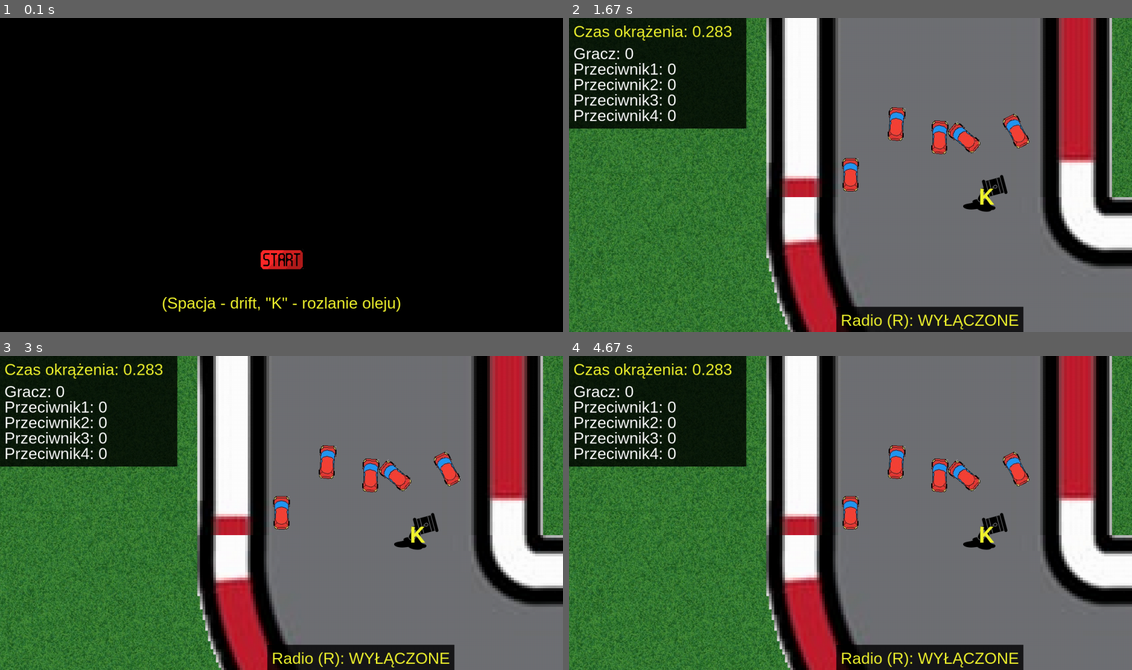
Above: before the commit, frames 1-4 (two rows, left to right).
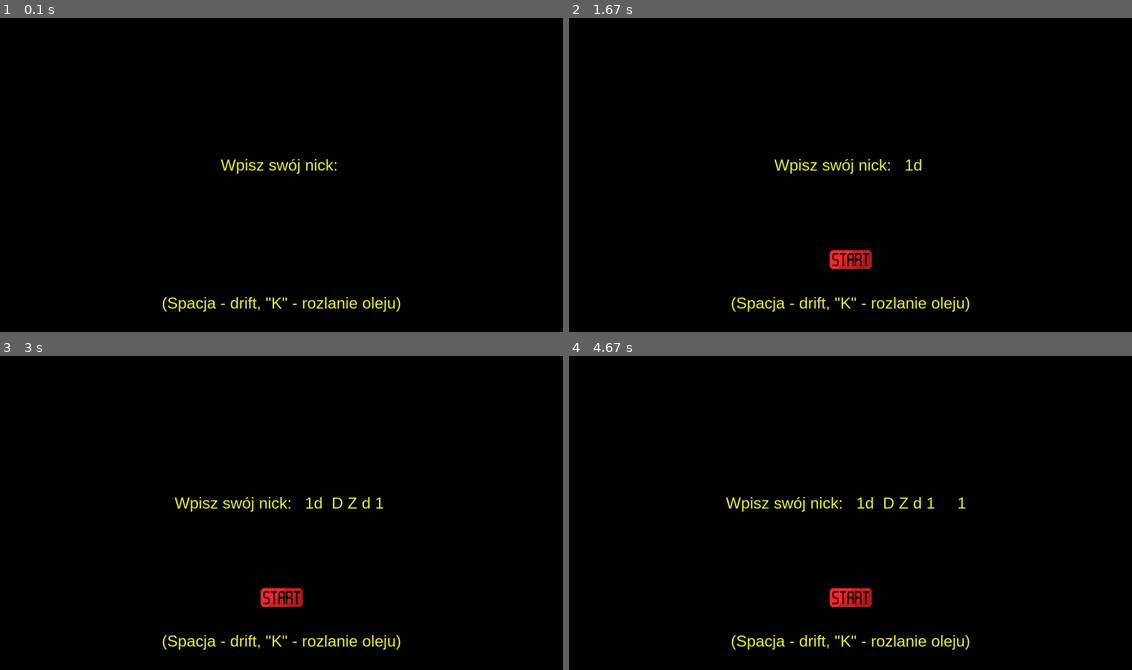
Above: after the commit, the same moments.

Repository: PiotrFurtak/Motorola
Game: pygame game, started from Main.py
Two runs of this game, one before a commit and one after it. Both use one fixed random seed, a clock stepped at 60 frames per second and the inputs below.
Inputs (mouse positions are in pixels of both pictures, inside the frame that each line leads up to):
- Up to frame 1 (0.1 s): no input
- Up to frame 2 (1.67 s): tap Space at 0.33, 1.07, 1.37, 1.57 s; click (850, 259) at 0.72 s; hold Esc 1-1.47 s; hold D 1-1.47 s; tap 1 at 1.15 s; hold Backspace from 1.5 s (still down); hold D from 1.5 s (still down)
- Up to frame 3 (3 s): tap Space at 1.87, 2.07, 2.37, 2.57, 2.87 s; release Backspace at 1.97 s; release D at 1.97 s; hold Right Shift 2-2.47 s; hold D 2-2.47 s; tap Z at 2.15 s; hold D 2.5-2.97 s; tap 1 at 2.65 s
- Up to frame 4 (4.67 s): hold W 3-3.3 s; tap Space at 3.07, 3.4, 3.7, 3.9, 4.2, 4.47 s; hold D 3.33-3.8 s; tap Z at 3.48 s; hold A 3.83-4.37 s; tap 1 at 3.98 s; hold S from 4.4 s (still down)

The runs differ from the first frame. In frame 1, 0.7% of the frame differs, in the area x 39-60%, y 44-81%; in frame 2, 84%; in frame 3, 84%; in frame 4, 84%, in the area x 0-100%, y 0-100%.

Commit message:
Dodanie nicku gracza

Diff:
--- a/Game.py
+++ b/Game.py
@@ -7,7 +7,8 @@
 pygame.init()
 
 class Game:
-    def __init__(self, window):
+    def __init__(self, window, player_nick):
+        self.PLAYER_NICK = player_nick
         self.running = False
         self.WHITE = (255, 255, 255)
         self.BLACK = (0, 0, 0)
@@ -88,7 +89,7 @@
         pygame.draw.rect(surface,(0,0,0,200),(0,0,400,250)) # Tło na napisy w lewym górnym       # Móc rysować półprzeźroczyste obiekty
         self.player.draw(x,y) # Rysujemy auto gracza
 
-        laps_text = self.font.render(f"Gracz: {len(self.player.laps_times)-1}", True, self.WHITE) # Rysujemy info o okrążeniach gracza
+        laps_text = self.font.render(f"{self.PLAYER_NICK} : {len(self.player.laps_times)-1}", True, self.WHITE) # Rysujemy info o okrążeniach gracza
         surface.blit(laps_text, (10, 60))
 
         for oCar in self.enemies: # Rysujemy każdego przeciwnika wraz z info o jego okrążeniach
--- a/Main.py
+++ b/Main.py
@@ -10,15 +10,17 @@
 BUTTON = pygame.image.load("imgs/start-button.png")
 BUTTON = pygame.transform.scale(BUTTON,(100,50))
 startButton = Button(window,(WINDOW_WIDTH//2,WINDOW_HEIGHT//1.3),BUTTON)
+player_nick = ""
 
-car_names = {0:"Gracz",1:"Bot1 ",2:"Bot2 ",3:"Bot3 ",4:"Bot4 "}
+
 
 def start_game():
-    oGame = Game(window) # Rozpoczynamy grę
+    oGame = Game(window,player_nick) # Rozpoczynamy grę
     scores = oGame.scores # Patrzymy na wyniki tej gry
     return scores # I zwracamy
 
 def draw_table(scores):
+    car_names = {0:player_nick,1:"Bot1 ",2:"Bot2 ",3:"Bot3 ",4:"Bot4 "}
     window.fill((0,0,0))
     for i, (oCar, time,best_lap_time) in enumerate(scores): # Wypisujemy miejsce, nazwę auta, czas i najlepszy czas okrążenia
         string = f"Miejsce {i+1}. {car_names[oCar.car_id]} - Czas przejazdu: "+"{0:.3f}".format(time)+", Najszybsze okrążenie: "+"{0:.3f}".format(best_lap_time)
@@ -26,30 +28,46 @@
         window.blit(text,(WINDOW_WIDTH//2-text.get_width()//2,i*50+100))
     startButton.draw() # A na końcu rysujemy przycisk do włączenia gry znowu
 
-def main_loop(): # Pętla główna aplikacji
-    startButton.draw()
-    space = FONT.render("(Spacja - drift, \"K\" - rozlanie oleju)",True,(242, 245, 47)) # Wypisujemy informację dla gracza
-    x = WINDOW_WIDTH//2 - space.get_width()//2
-    y = WINDOW_HEIGHT//9*8
-    window.blit(space,(x,y))
-    while True:
-        for event in pygame.event.get():
-            if event.type == pygame.QUIT: # Wychodzimy z aplikacji po naciśnięciu X
+def update_nick(event,player_nick):
+    if 48 <= event.key <= 57:    # Sprawdzamy czy wciśnięto cyfrę
+        player_nick += chr(event.key)
+    elif pygame.K_a <= event.key <= pygame.K_z and len(player_nick) < 14: # Sprawdzamy czy wciśnięto literę. Limit liter w nicku to 14
+        if pygame.key.get_pressed()[pygame.K_LSHIFT] or pygame.key.get_pressed()[pygame.K_RSHIFT]: # Sprawdzamy czy wciśnięto shift
+            player_nick += chr(event.key).upper()  # Litera ma być duża
+        else:
+            player_nick += chr(event.key) # Litera ma być mała
+    elif event.key == pygame.K_BACKSPACE:
+        player_nick = player_nick[:-1] # Usuwamy ostatni znak
+    elif event.key == pygame.K_SPACE:
+        player_nick += " " # Dodajemy spację
+    return player_nick
+
+
+info = FONT.render("(Spacja - drift, \"K\" - rozlanie oleju)",True,(242, 245, 47))
+nick = nick = FONT.render("Wpisz swój nick: "+player_nick,True,(242, 245, 47))
+while True: # Pętla główna aplikacji
+    for event in pygame.event.get():
+        if event.type == pygame.QUIT: # Wychodzimy z aplikacji po naciśnięciu X
+            pygame.quit()
+            exit()
+        elif event.type == pygame.KEYDOWN:
+            player_nick = update_nick(event,player_nick)  # Uaktualniamy nick
+            nick = FONT.render("Wpisz swój nick: "+player_nick,True,(242, 245, 47))  # Uaktualniamy surface
+        elif event.type == pygame.MOUSEBUTTONDOWN:
+            if event.button == 1:  # Sprawdzamy czy wcisnęliśmy lewy przycisk myszy
+                if startButton.isClicked(event.pos) and player_nick: # Sprawdzamy czy myszka najechała na przycisk i czy wpisano nick
+                    scores = start_game() # Zaczynamy grę
+                    # Następna linijka wykona się dopiero po zakończeniu lub wyjściu z wyścigu
+                    if scores:
+                        draw_table(scores) # Rysujemy tabelę wyników
+
+        elif event.type == pygame.KEYDOWN:
+            if event.key == pygame.K_ESCAPE: # Wychodzimy również klawiszem esc
                 pygame.quit()
                 exit()
-            elif event.type == pygame.MOUSEBUTTONDOWN:
-                if event.button == 1:  # Sprawdzamy czy wcisnęliśmy lewy przycisk myszy
-                    if startButton.isClicked(event.pos): # Sprawdzamy czy myszka najechała na przycisk
-                        scores = start_game() # Zaczynamy grę
-                        # Następna linijka wykona się dopiero po zakończeniu lub wyjściu z wyścigu
-                        if scores:
-                            draw_table(scores) # Rysujemy tabelę wyników
-
-            elif event.type == pygame.KEYDOWN:
-                if event.key == pygame.K_ESCAPE: # Wychodzimy również klawiszem esc
-                    pygame.quit()
-                    exit()
-
-        pygame.display.update() # Uaktualniamy ekran
-
-main_loop() # Po uruchomieniu pliku, aplikacja ma zacząć działać
+    window.fill((0,0,0)) # Cześcimy ekran
+    window.blit(nick,(WINDOW_WIDTH//2 - nick.get_width()//2,WINDOW_HEIGHT//9*4)) # Wypisujemy nick gracza
+    window.blit(info,(WINDOW_WIDTH//2 - info.get_width()//2,WINDOW_HEIGHT//9*8)) # Wypisujemy informację dla gracza
+    if player_nick: # Rysujemy przycisk tylko jeśli podano nick
+        startButton.draw()
+    pygame.display.update() # Uaktualniamy ekran
